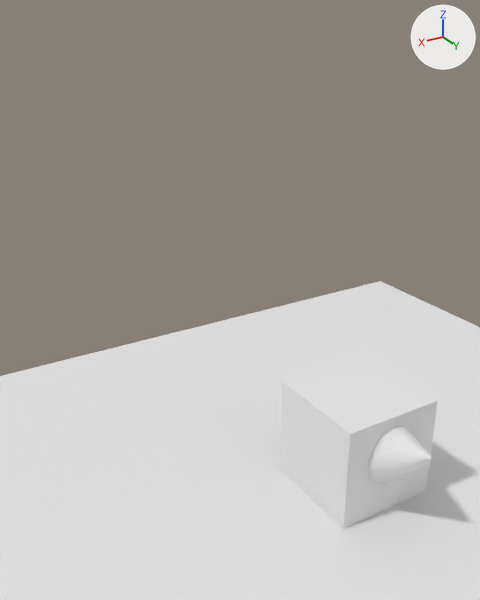
Before and after pictures for a commit that changed the Blender file demo_game.blend.
Camera for both pictures: a 50 mm camera at (7.27, 7.94, 9.32) aimed at (1.07, -2.4, 4.16). Lighting does not change. The marker at upper right points along +X, +Y and +Z.
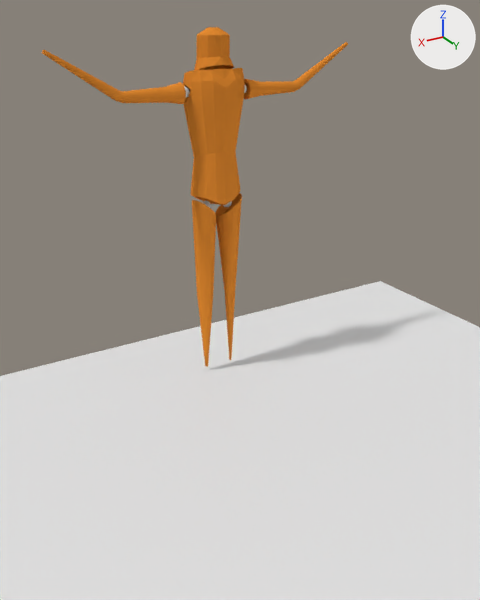
Edits to the bpy script that builds the scene:
```text
Add mat_material_001:
    mat_material_001 = diffuse_material('Material_001')
    mat_material_001.base_color = (0.8, 0.8, 0.8)  # white #e7e7e7
Add mat_material_002:
    mat_material_002 = diffuse_material('Material_002')
    mat_material_002.base_color = (0.768, 0.254, 0.0307)  # orange #e38a31
Add me_cylinder_007:
    me_cylinder_007.from_pydata(...)  # 1923 vertices, 3802 faces, 1 loose edge; spans x -5.96..5.96, y -1.02..0.99, z 0.02..5.81
    # faces by material slot: [2682, 1120]
    me_cylinder_007.materials.append(mat_material_002)  # orange #e38a31
    me_cylinder_007.materials.append(mat_material_001)  # white #e7e7e7
Change ob_cube:
    ob_cube.location: (0.0, 0.0, 2.0) -> (0.0, -5.02, 2.0)
    add ob_cube.hide_viewport = True
Add ob_tizio:
    ob_tizio = bpy.data.objects.new('tizio', me_cylinder_007)
    ob_tizio.location = (0.0, -5.28, 1.11)
    ob_tizio.scale = (0.61, 0.536, 1.37)
```

Pixel boxes (x1, y1, x2, y2) of what changed, in the pictures (480 x 600 px):
'Cube', hidden
    before: (279, 355, 438, 529)
'tizio', added (orange)
    after: (42, 27, 348, 366)
    faces in mat_material_002 (orange #e38a31): (42, 27, 348, 366)
